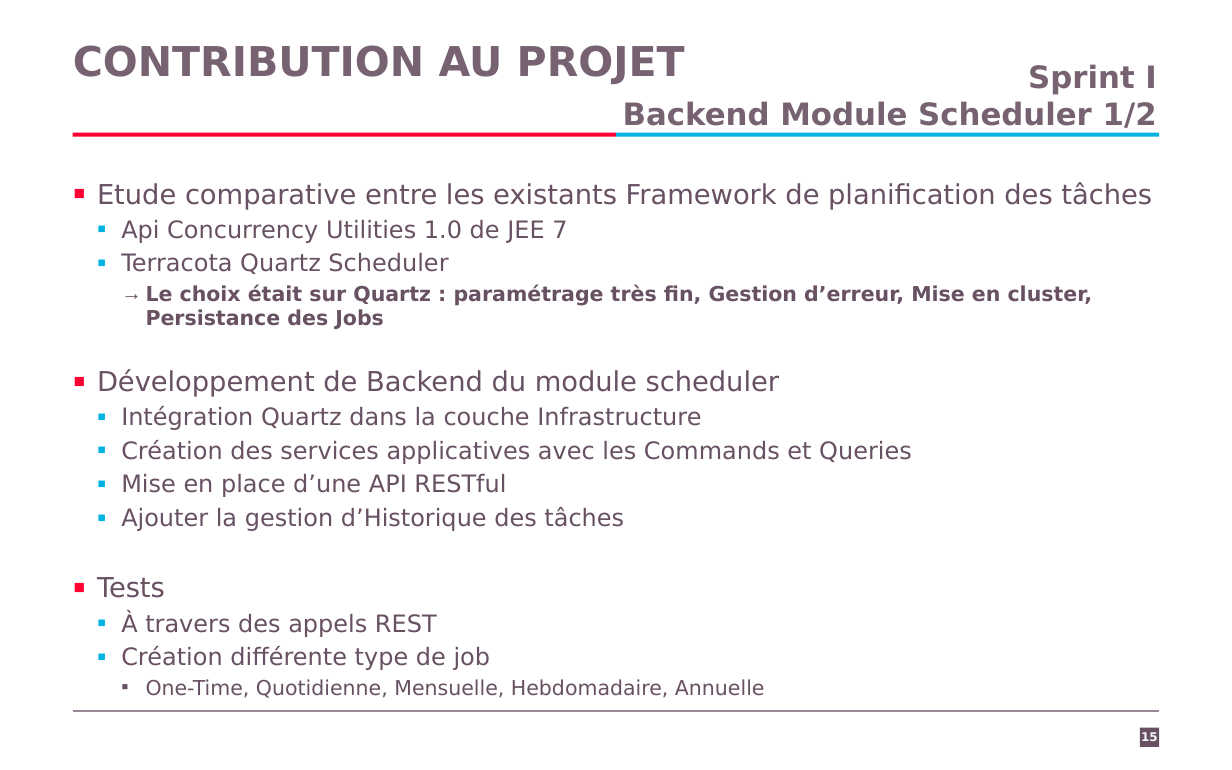
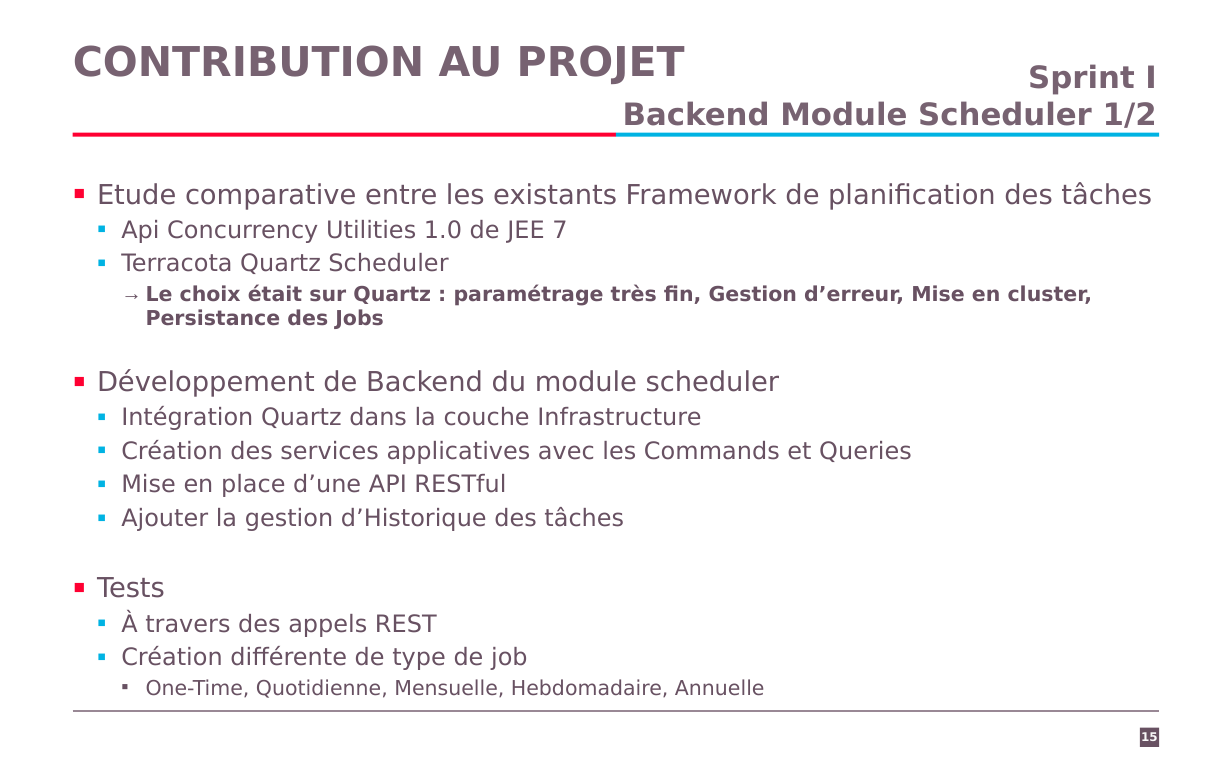
Before and after one commit to Kingsousse/Intership-Report-CRM, a slide deck: slide 15 of presentation.pptx. Drawn at 1232x770 pixels with LibreOffice and Linux fonts; fonts in the diff are those of the drawing; background and template pictures are left out. Boxes give left, top, right and bottom in pixels: in the first picture for what was removed or moved away, otherwise in the second. Text is boxed around its words. In the diff, an @@ line names an element or a change of style, - is before the commit and + after.

```diff
--- a/presentation.pptx
+++ b/presentation.pptx
@@ text at [121,646,528,670]: text changed @@
-  ▪ Création différente type de job
+  ▪ Création différente de type de job
```
Also in this commit, not shown: 9 other slides changed, 1 other file.
